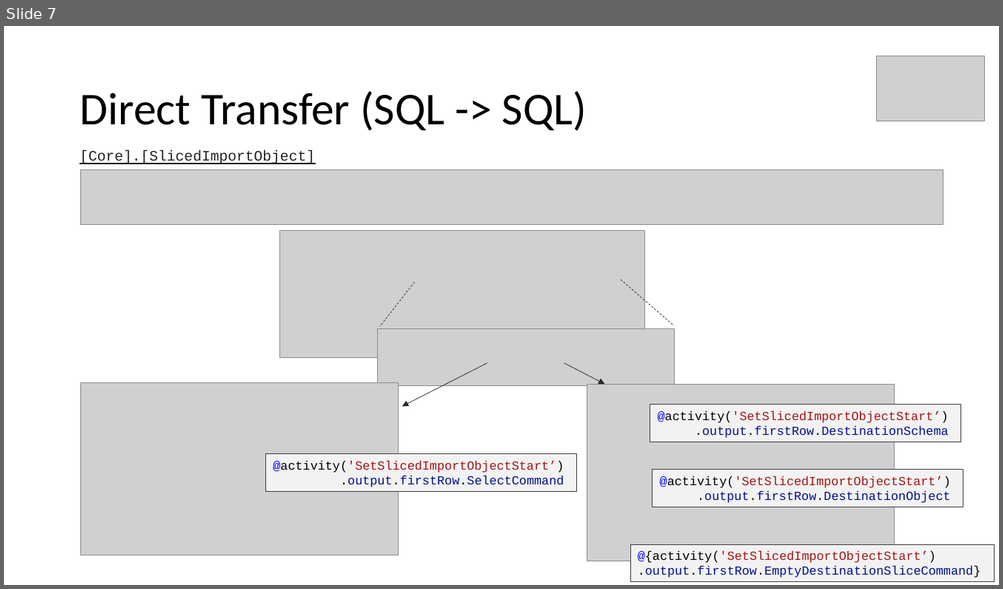
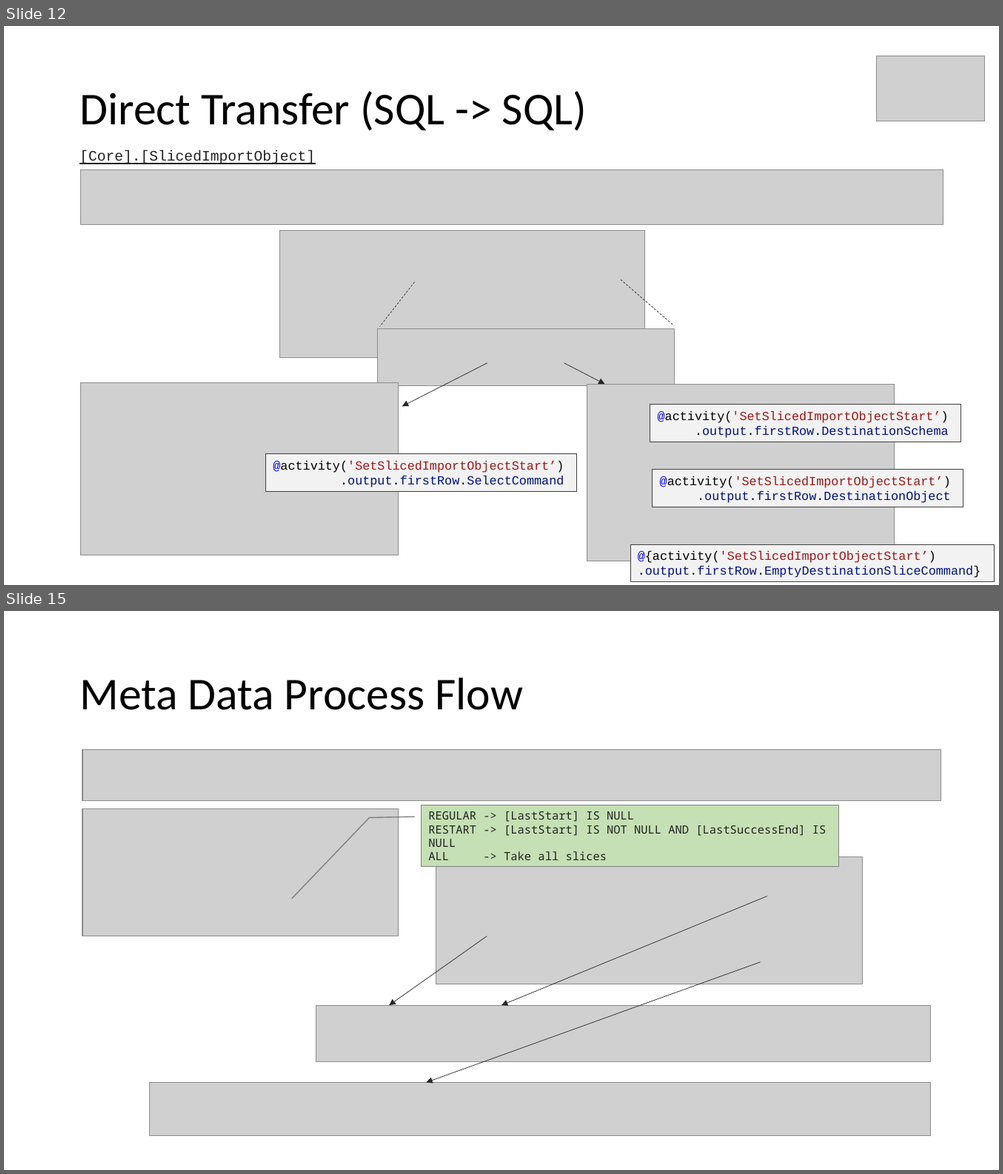
Before and after one commit to meinradweiss/SwissArmyKnife, a slide deck: docs/ADF_SynapsePipelines/PPT/SlicedDataMigrationToolbox.pptx. Shown one above the other, each under a label of ours: slide 7 before the commit, slides 12 and 15 after it; the slides between them are not shown. The pictures are 1003x589 and 1003x1174 pixels, drawn with LibreOffice and Linux fonts; fonts in the diff are those of the drawing; grey boxes stand for pictures. Boxes give left, top, right and bottom in pixels: in the first picture for what was removed or moved away, otherwise in the second. Text is boxed around its words. In the diff, an @@ line names an element or a change of style, - is before the commit and + after.

```diff
--- a/docs/ADF_SynapsePipelines/PPT/SlicedDataMigrationToolbox.pptx
+++ b/docs/ADF_SynapsePipelines/PPT/SlicedDataMigrationToolbox.pptx
@@ slide 15 added at (4, 611, 999, 1170), background #FFFFFF @@
@@ title added at (79, 678, 523, 710), 44 pt, text #000000 @@
+Meta Data Process Flow
@@ picture added at (82, 750, 940, 800) @@
@@ picture added at (82, 809, 398, 937) @@
@@ border callout added at (421, 806, 839, 867), fill #C5E0B4, outline #808080 1 pt, 11 pt, text #212121 @@
+REGULAR -> [LastStart] IS NULL
+RESTART -> [LastStart] IS NOT NULL AND [LastSuccessEnd] IS NULL
+ALL -> Take all slices
@@ picture added at (436, 857, 862, 985) @@
@@ arrow added from (767, 897) to (502, 1005), #262626 0.5 pt @@
@@ arrow added from (486, 937) to (389, 1005), #262626 0.5 pt @@
@@ arrow added from (760, 963) to (427, 1082), #262626 0.5 pt @@
@@ picture added at (316, 1005, 930, 1062) @@
@@ picture added at (150, 1082, 930, 1136) @@
@@ what was slide 7 is now slide 12 @@
```
Also in this commit, not shown: 1 slide changed, 9 other slides added, 1 slide removed, 10 other files.
